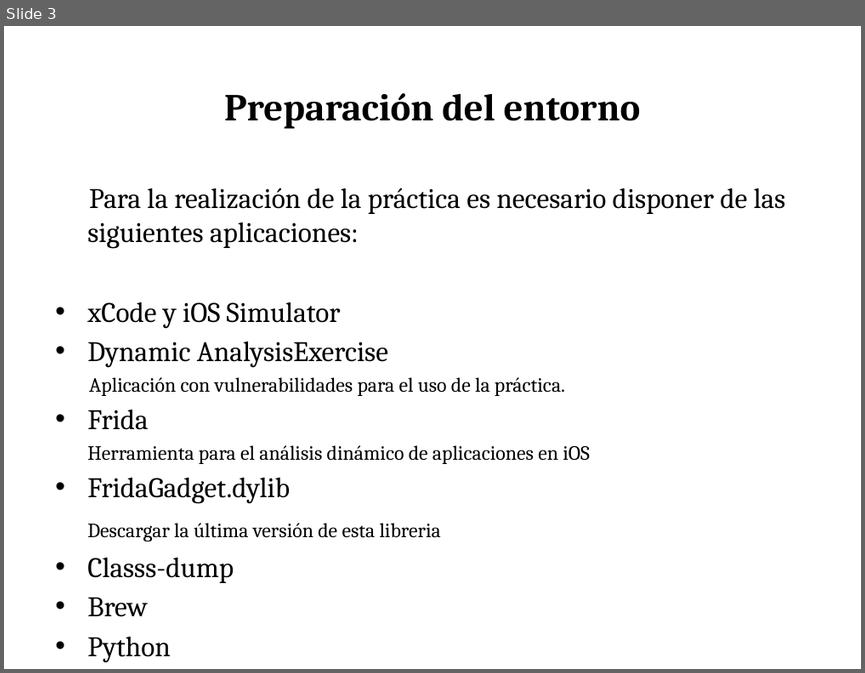
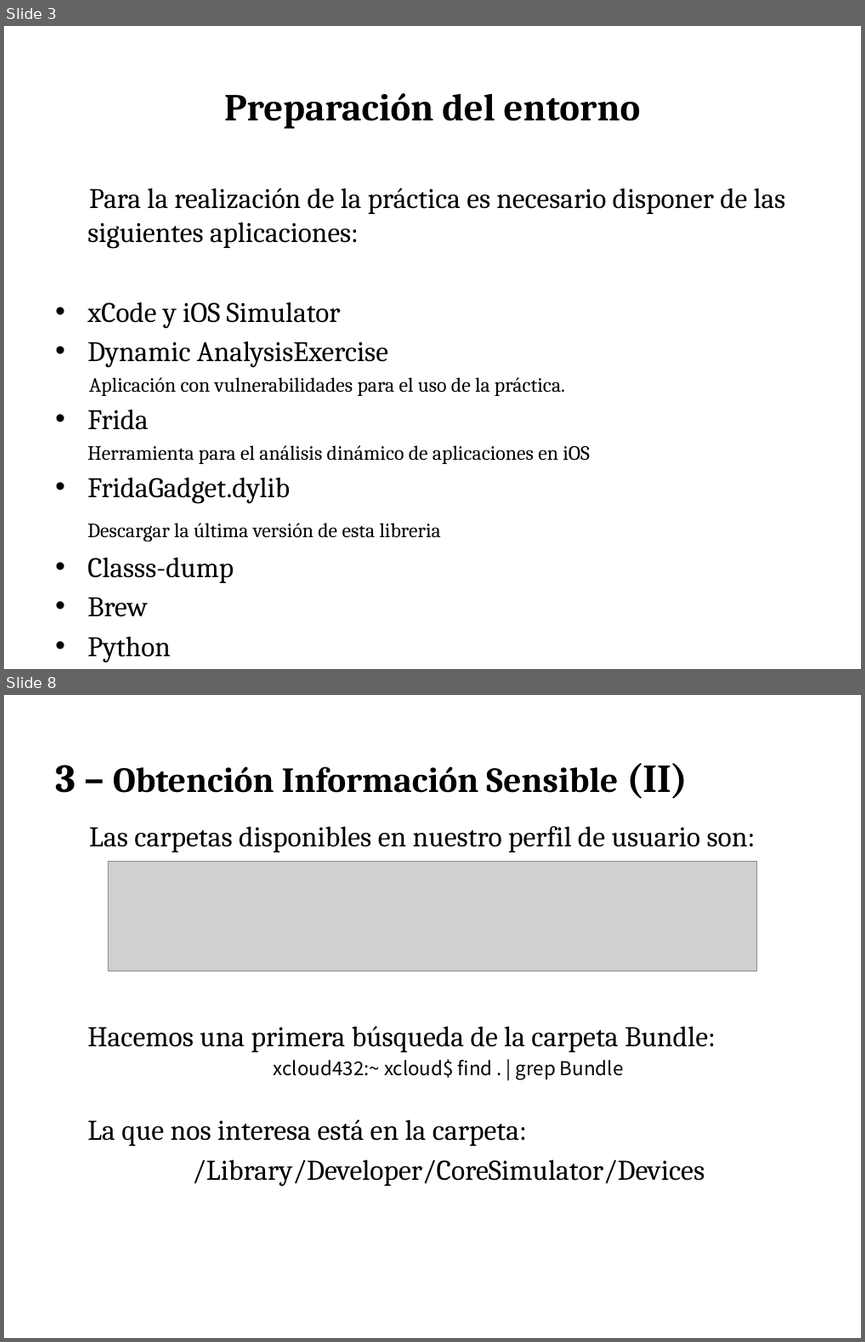
Before and after one commit to press1key/Sistemas-Ubicuos, a slide deck: Cybersecurity Management UPC - Sistemas Ubicuos iOS.pptx. Shown one above the other, each under a label of ours: slide 3 before the commit, slides 3 and 8 after it; the slides between them are not shown. The pictures are 865x673 and 865x1342 pixels, drawn with LibreOffice and Linux fonts; fonts in the diff are those of the drawing; grey boxes stand for pictures. Boxes give left, top, right and bottom in pixels: in the first picture for what was removed or moved away, otherwise in the second. Text is boxed around its words. In the diff, an @@ line names an element or a change of style, - is before the commit and + after.

```diff
--- a/Cybersecurity Management UPC - Sistemas Ubicuos iOS.pptx
+++ b/Cybersecurity Management UPC - Sistemas Ubicuos iOS.pptx
@@ slide 8 added at (4,695,861,1338), background #FFFFFF @@
@@ text added at (55,763,687,799), 29.6 pt, text #000000, bold @@
+3 – Obtención Información Sensible (II)
@@ text added at (87,826,755,1186), 24 pt, text #000000 @@
+Las carpetas disponibles en nuestro perfil de usuario son:
+Hacemos una primera búsqueda de la carpeta Bundle:
+xcloud432:~ xcloud$ find . | grep Bundle
+La que nos interesa está en la carpeta:
+/Library/Developer/CoreSimulator/Devices
@@ picture added at (108,862,757,971) @@
```
Also in this commit, not shown: 1 slide changed, 12 other slides added.
